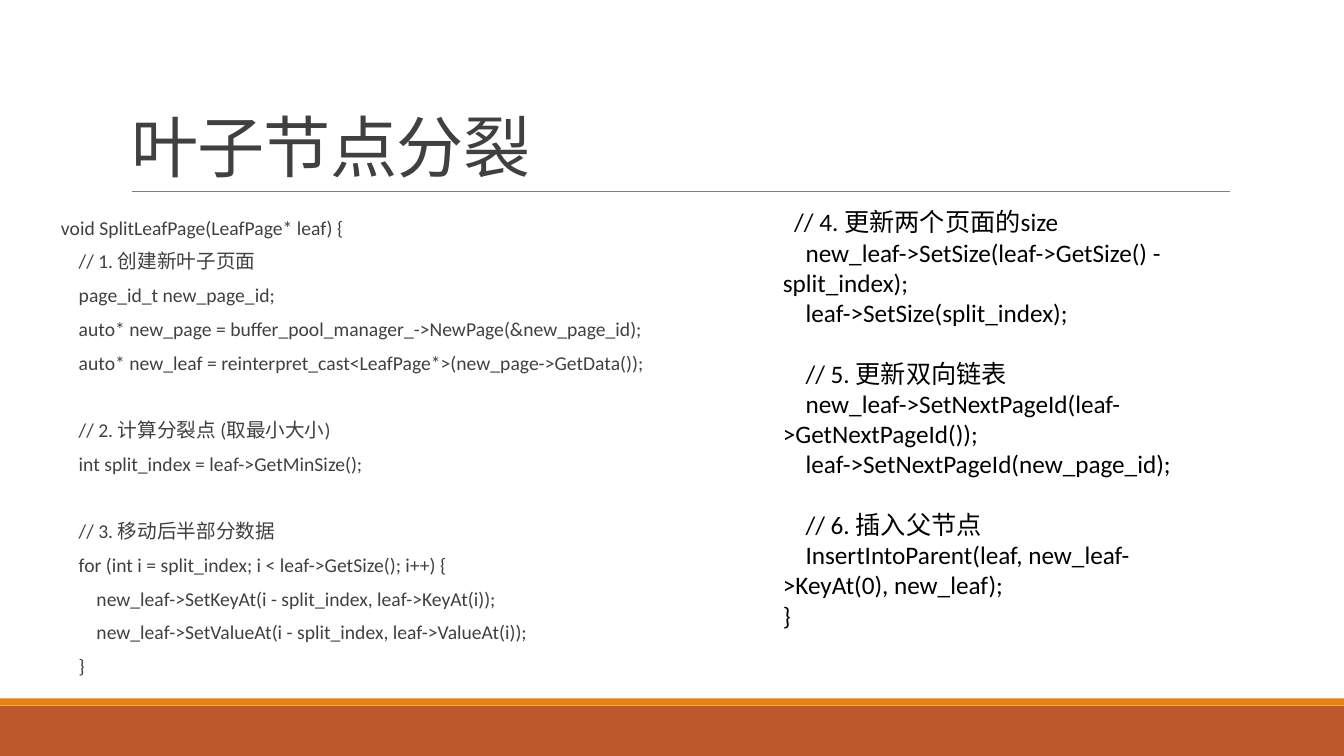
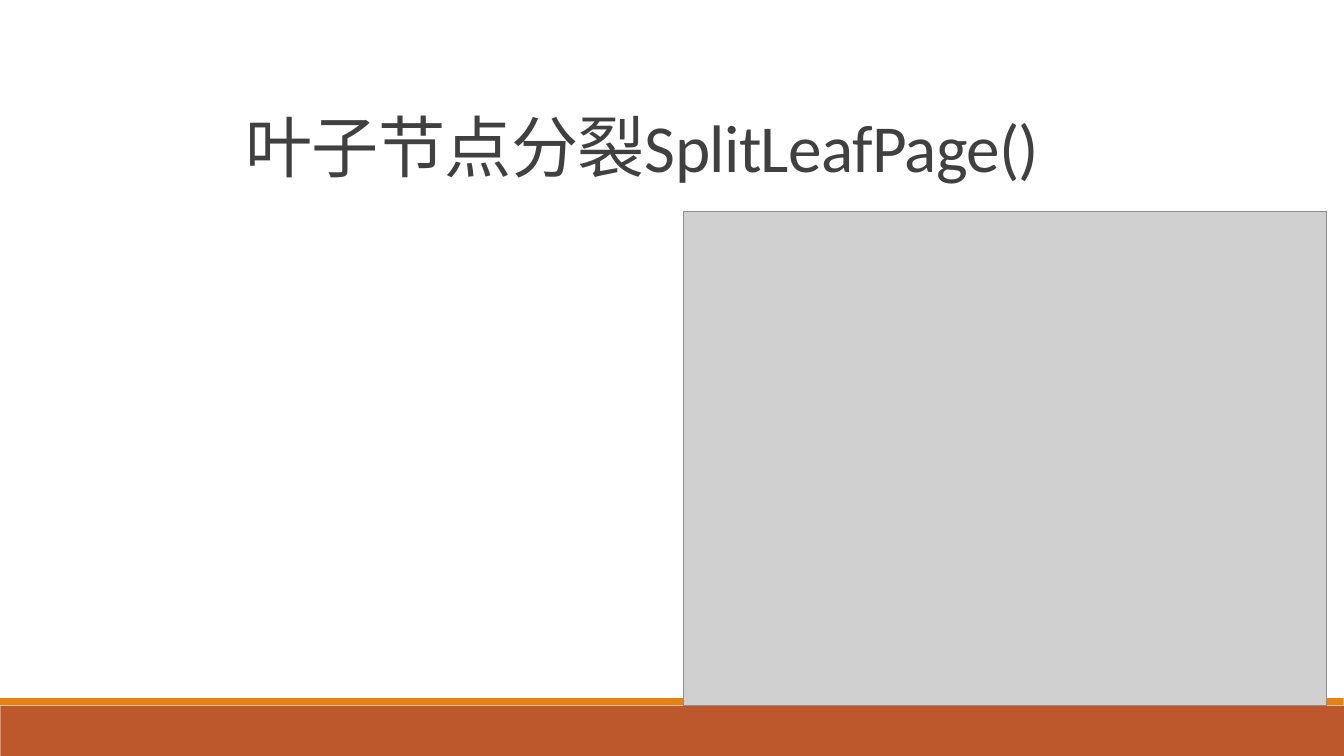
Before and after one commit to SDataBaseGroup/Database-lab, a slide deck: slide 54 of 缓冲区管理器与B+树的总ppt.pptx. Drawn at 1344x756 pixels with LibreOffice and Linux fonts; fonts in the diff are those of the drawing; grey boxes stand for pictures. Boxes give left, top, right and bottom in pixels: in the first picture for what was removed or moved away, otherwise in the second. Text is boxed around its words. In the diff, an @@ line names an element or a change of style, - is before the commit and + after.

```diff
--- a/缓冲区管理器与B+树的总ppt.pptx
+++ b/缓冲区管理器与B+树的总ppt.pptx
@@ title at [245,115,1039,184]: text changed @@
-叶子节点分裂
+叶子节点分裂SplitLeafPage()
@@ line removed from (132, 192) to (1231, 192) @@
@@ text removed at [783,209,1171,598] @@
-// 4. 更新两个页面的size
-new_leaf->SetSize(leaf->GetSize() - split_index);
-leaf->SetSize(split_index);
-// 5. 更新双向链表
-new_leaf->SetNextPageId(leaf->GetNextPageId());
-leaf->SetNextPageId(new_page_id);
-// 6. 插入父节点
-InsertIntoParent(leaf, new_leaf->KeyAt(0), new_leaf);
-}
@@ text removed at [61,221,643,642] @@
-void SplitLeafPage(LeafPage* leaf) {
-// 1. 创建新叶子页面
-page_id_t new_page_id;
-auto* new_page = buffer_pool_manager_->NewPage(&new_page_id);
-auto* new_leaf = reinterpret_cast<LeafPage*>(new_page->GetData());
-// 2. 计算分裂点 (取最小大小)
-int split_index = leaf->GetMinSize();
-// 3. 移动后半部分数据
-for (int i = split_index; i < leaf->GetSize(); i++) {
-new_leaf->SetKeyAt(i - split_index, leaf->KeyAt(i));
-new_leaf->SetValueAt(i - split_index, leaf->ValueAt(i));
-}
@@ picture added at [684,211,1327,706] @@
```
Also in this commit, not shown: 30 other slides changed, 10 slides added, 9 slides removed.
